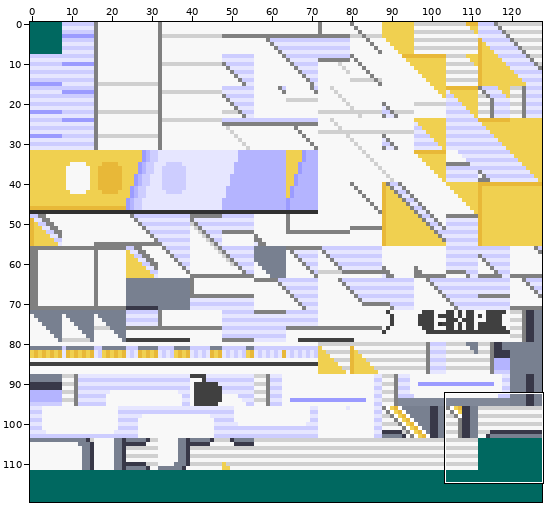
File history of a sprite sheet, graphics/interface/status_screen.png. The picture above shows the old version from afar; the outline marks the close-up.
Close-up. Before the commit:
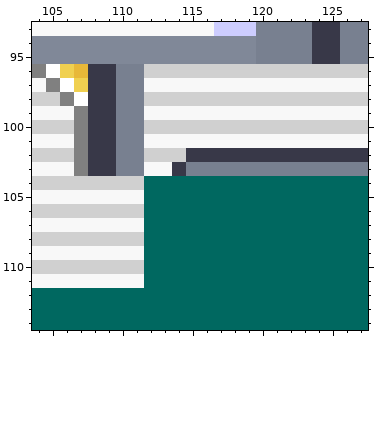
The file is 128x120 pixels. Shown: x 104..127, y 93..114. The commit also changed other parts of the picture, which this record leaves out.
After the commit:
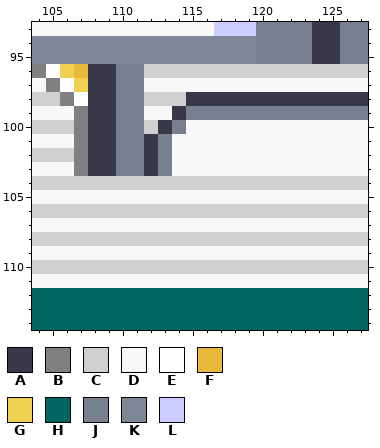
Palette (. is transparent): A #383848  B #808080  C #d0d0d0  D #f8f8f8  E #ffffff  F #e8b838  G #f0d050  H #006860  J #788090  K #808898  L #cdcdff
Change:
y 98: x 115..127 CCCCCCCCCCCCC -> AAAAAAAAAAAAA
y 99: x 114..127 DDDDDDDDDDDDDD -> AJJJJJJJJJJJJJ
y 100: x 113..127 CCCCCCCCCCCCCCC -> AJDDDDDDDDDDDDD
y 101: x 112..113 DD -> AJ
y 102: x 112..127 CCCAAAAAAAAAAAAA -> AJDDDDDDDDDDDDDD
y 103: x 112..127 DDAJJJJJJJJJJJJJ -> AJDDDDDDDDDDDDDD
y 104: x 112..127 HHHHHHHHHHHHHHHH -> CCCCCCCCCCCCCCCC
y 105: x 112..127 HHHHHHHHHHHHHHHH -> DDDDDDDDDDDDDDDD
y 106: x 112..127 HHHHHHHHHHHHHHHH -> CCCCCCCCCCCCCCCC
y 107: x 112..127 HHHHHHHHHHHHHHHH -> DDDDDDDDDDDDDDDD
y 108: x 112..127 HHHHHHHHHHHHHHHH -> CCCCCCCCCCCCCCCC
y 109: x 112..127 HHHHHHHHHHHHHHHH -> DDDDDDDDDDDDDDDD
y 110: x 112..127 HHHHHHHHHHHHHHHH -> CCCCCCCCCCCCCCCC
y 111: x 112..127 HHHHHHHHHHHHHHHH -> DDDDDDDDDDDDDDDD
Pixel boxes of the changes (left, top, right, bottom) in both close-ups:
changed: (144, 92, 368, 288)
